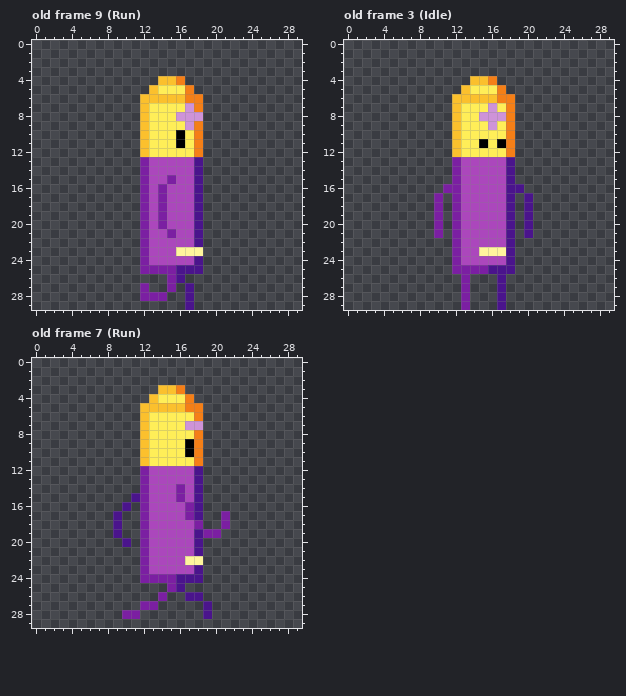
Two states of a pixel-art file, Assets/Objects/Player/Sprites/PlayerAsepriteV2.aseprite. The picture above was drawn from the file before the commit.
30x30 pixels, 11 frames. Shown: old frame 9 (Run), old frame 3 (Idle), old frame 7 (Run). The commit also changed other frames, which this record leaves out.
The result:
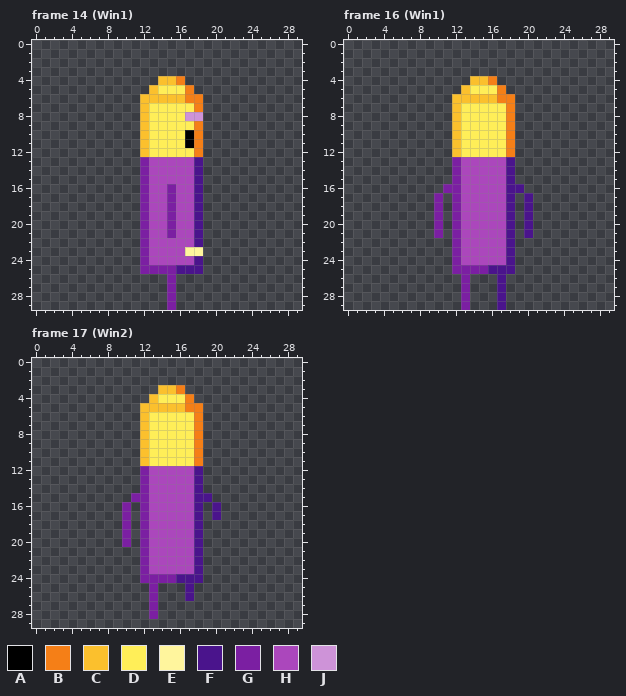
Palette (. is transparent): A #000000  B #f57f17  C #fbc02d  D #ffee58  E #fff59d  F #4a148c  G #7b1fa2  H #ab47bc  J #ce93d8
A new or re-ordered frame is compared with the old frame closest to it.
Author's note on the commit: Add Death + win animations
Edits made:
frames 11 -> 38
Frame 14 (Win1) is new; against old frame 9 (Run), layer "Layer 2":
Colour D becomes colour A in rows 10 to 11 at x 17.
Colour A becomes colour D in rows 10 to 11 at x 16.
Colour J becomes colour D in row 7 at x 17; in row 8 at x 16; in row 9 at x 17.
The author put colour G in rows 28 to 29 at x 15.
Colour H becomes colour G in rows 16 to 20 at x 15.
Colour E becomes colour H in row 23 at x 16.
Colour G becomes colour H in row 15 at x 15; in rows 16 to 20 at x 14.
Colour F is removed in row 26 at x 16; in rows 27 to 29 at x 17.
Colour G is removed in row 27 at x 12; in row 28 at x 12 to 14.
Frame 16 (Win1) is new; against old frame 3 (Idle), layer "Layer 2":
Colour A becomes colour D in row 11 at x 15 and 17.
Colour J becomes colour D in row 7 at x 16; in row 8 at x 15 to 17; in row 9 at x 16.
Colour E becomes colour H in row 23 at x 15 to 17.
Frame 17 (Win2) is new; against old frame 7 (Run), layer "Layer 2":
Colour J becomes colour B in row 7 at x 18.
Colour A becomes colour D in rows 9 to 10 at x 17.
Colour J becomes colour D in row 7 at x 17.
The author put colour F in row 15 at x 19; in rows 16 to 17 at x 20; in row 25 at x 17.
Colour E becomes colour F in row 22 at x 18.
Colour G becomes colour F in row 18 at x 18.
The author put colour G in rows 17 to 19 at x 10; in rows 25 to 26 at x 13; in row 28 at x 13.
Colour F becomes colour G in row 15 at x 11; in row 16 at x 10; in row 20 at x 10.
Colour E becomes colour H in row 22 at x 17.
Colour G becomes colour H in rows 14 to 15 at x 16; in rows 16 to 17 at x 17.
Colour F is removed in rows 17 to 19 at x 9; in row 25 at x 16; in row 26 at x 18; in rows 27 to 28 at x 19.
Colour G is removed in rows 17 to 18 at x 21; in row 19 at x 19 to 20; in row 25 at x 15; in row 26 at x 14; in row 27 at x 12; in row 28 at x 10 to 11.
